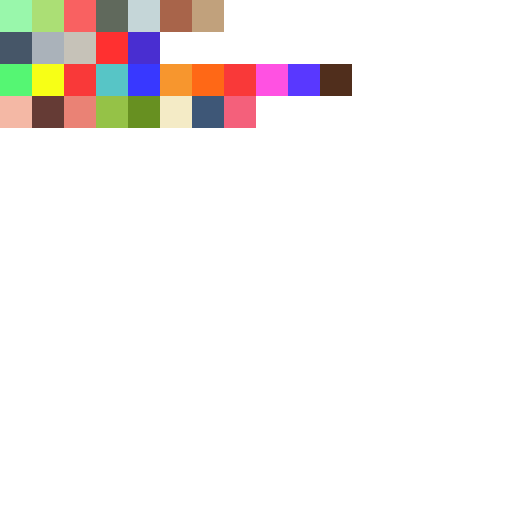
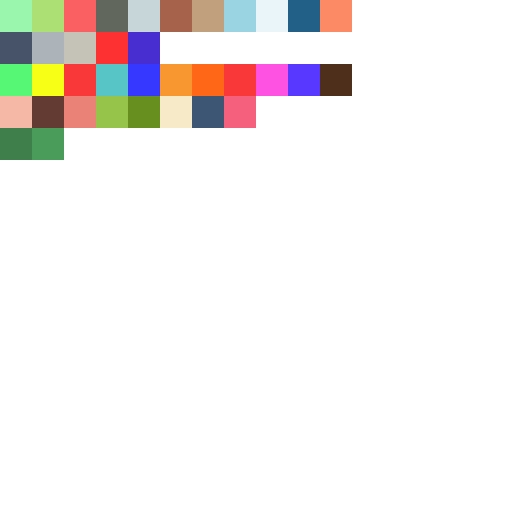
Layers edited between the first and the second w=512, h=512 image:
painted on "Layer 7" over 0, 0, 352, 160
